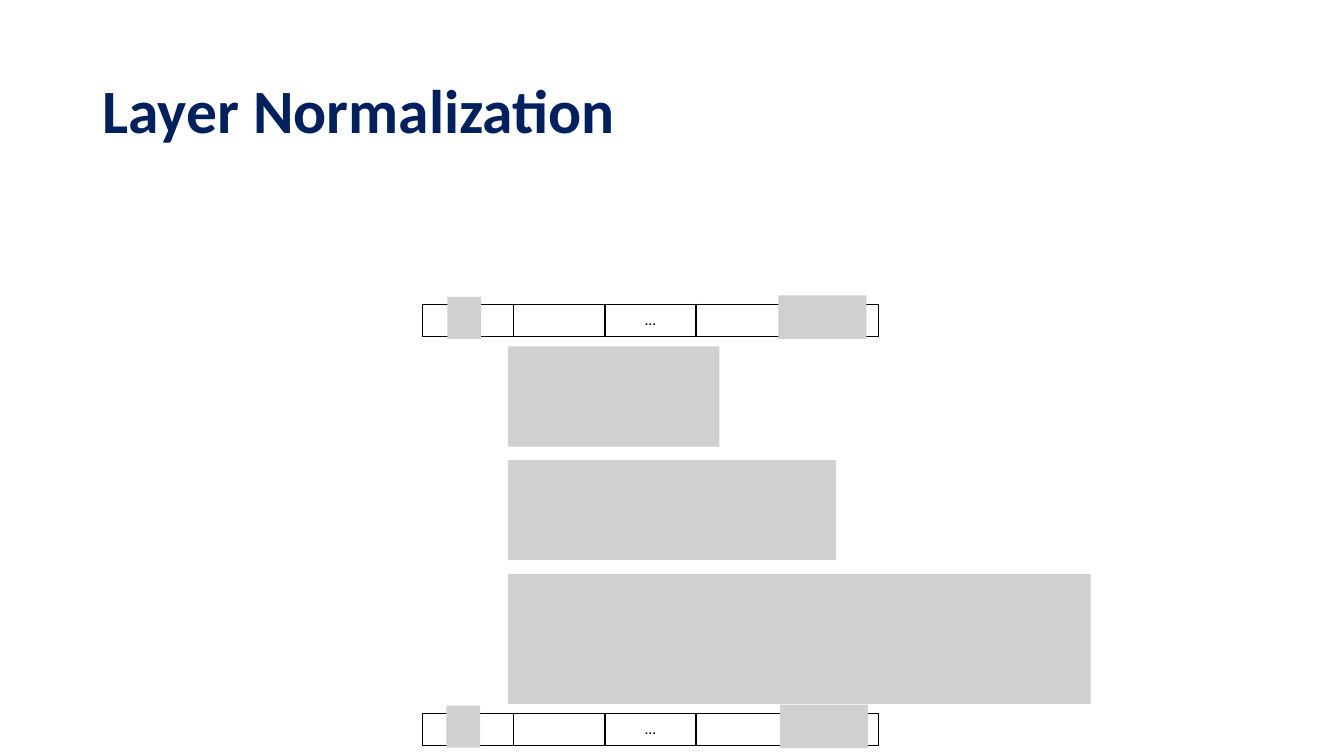
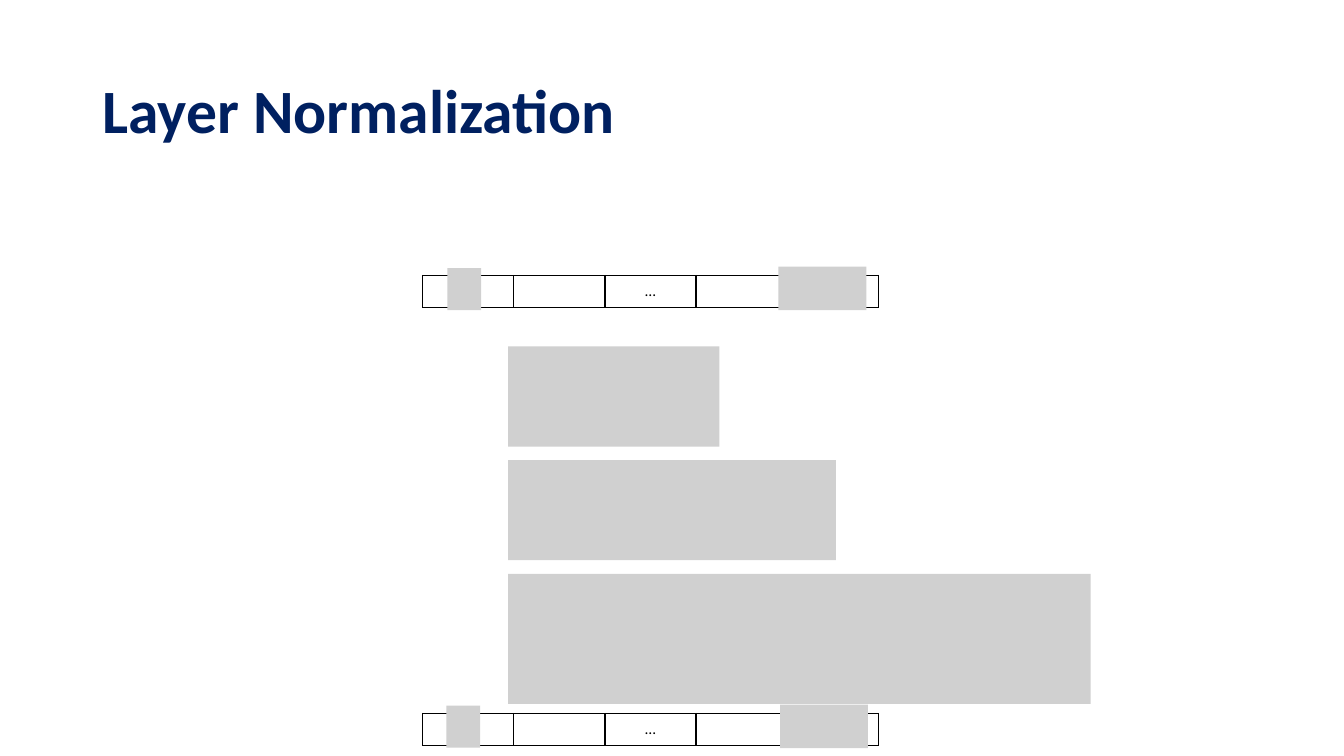
Before and after one commit to tanquangduong/transformer-pt, a slide deck: slide 50 of presentation/Introduction to Transformer.pptx. Drawn at 1344x756 pixels with LibreOffice and Linux fonts; fonts in the diff are those of the drawing; grey boxes stand for pictures. Boxes give left, top, right and bottom in pixels: in the first picture for what was removed or moved away, otherwise in the second. Text is boxed around its words. In the diff, an @@ line names an element or a change of style, - is before the commit and + after.

```diff
--- a/presentation/Introduction to Transformer.pptx
+++ b/presentation/Introduction to Transformer.pptx
@@ picture added at [448, 268, 482, 311] @@
@@ picture: place and size @@
-picture at [778, 295, 866, 339]
+picture at [778, 267, 866, 311]
@@ table: place and size @@
-table at [422, 304, 876, 337]
+table at [422, 275, 876, 308]
@@ picture removed at [448, 297, 482, 340] @@
```
Also in this commit, not shown: 11 other slides changed, 1 slide added, 1 other file.
